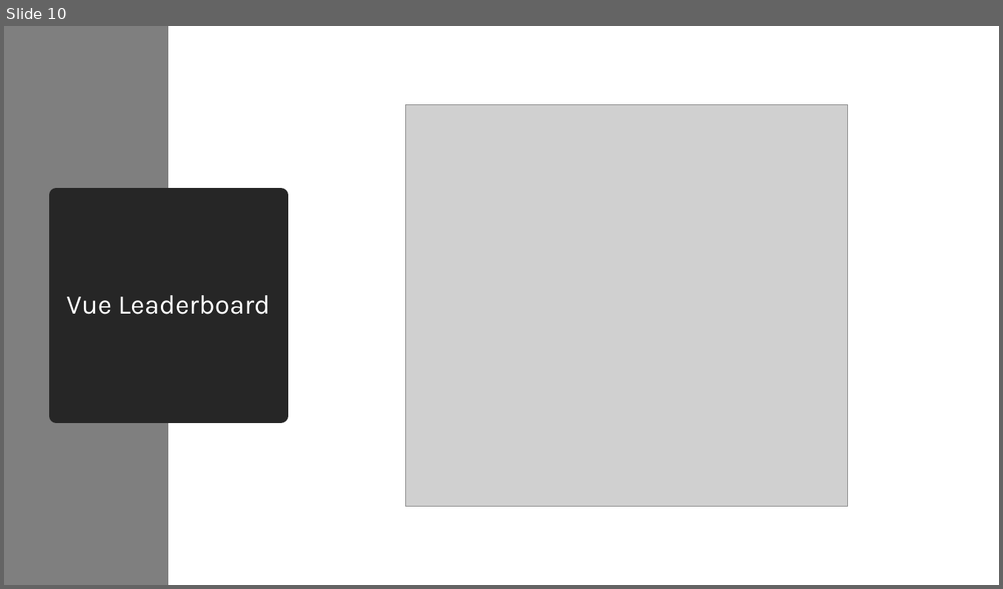
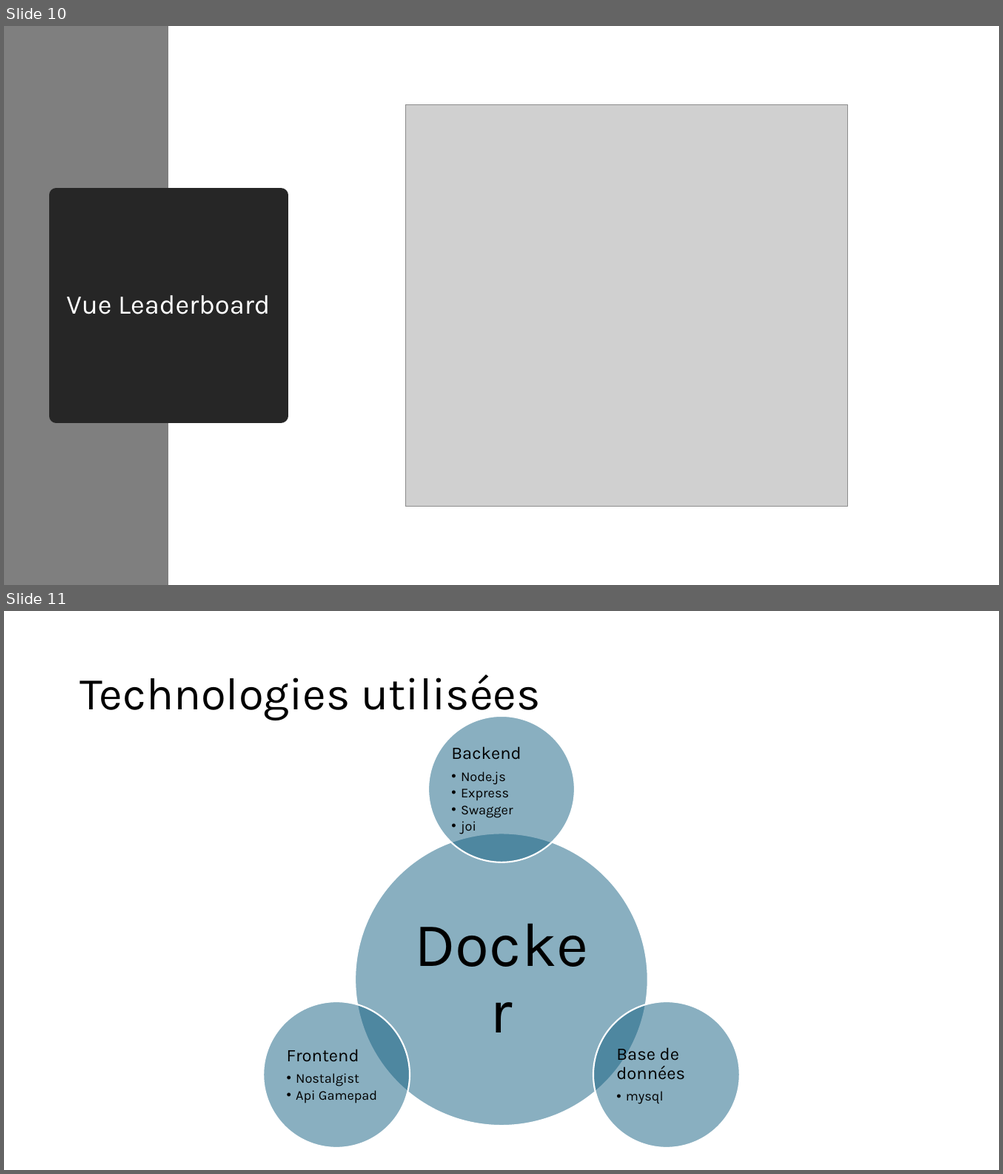
Before and after one commit to Barras-Matias-emf/306-G2-ArcadiaBox, a slide deck: documentation/ArcadiaboxPresentation.pptx. Shown one above the other, each under a label of ours: slide 10 before the commit, slides 10 and 11 after it. The pictures are 1003x589 and 1003x1174 pixels, drawn with LibreOffice and Linux fonts; fonts in the diff are those of the drawing; grey boxes stand for pictures. Boxes give left, top, right and bottom in pixels: in the first picture for what was removed or moved away, otherwise in the second. Text is boxed around its words. In the diff, an @@ line names an element or a change of style, - is before the commit and + after.

```diff
--- a/documentation/ArcadiaboxPresentation.pptx
+++ b/documentation/ArcadiaboxPresentation.pptx
@@ slide 11 added at (4,611,999,1170), background #FFFFFF @@
@@ title added at (79,675,540,721), 44 pt, text #000000 @@
+Technologies utilisées
@@ group added at (263,716,740,1148): 4 ellipses, 4 texts @@
+Docker
+Backend
+  • Node.js
+  • Express
+  • Swagger
+  • joi
+Base de données
+  • mysql
+Frontend
+  • Nostalgist
+  • Api Gamepad
```
Also in this commit, not shown: 3 slides changed, 6 other slides added, 3 slides removed, 5 other files.
